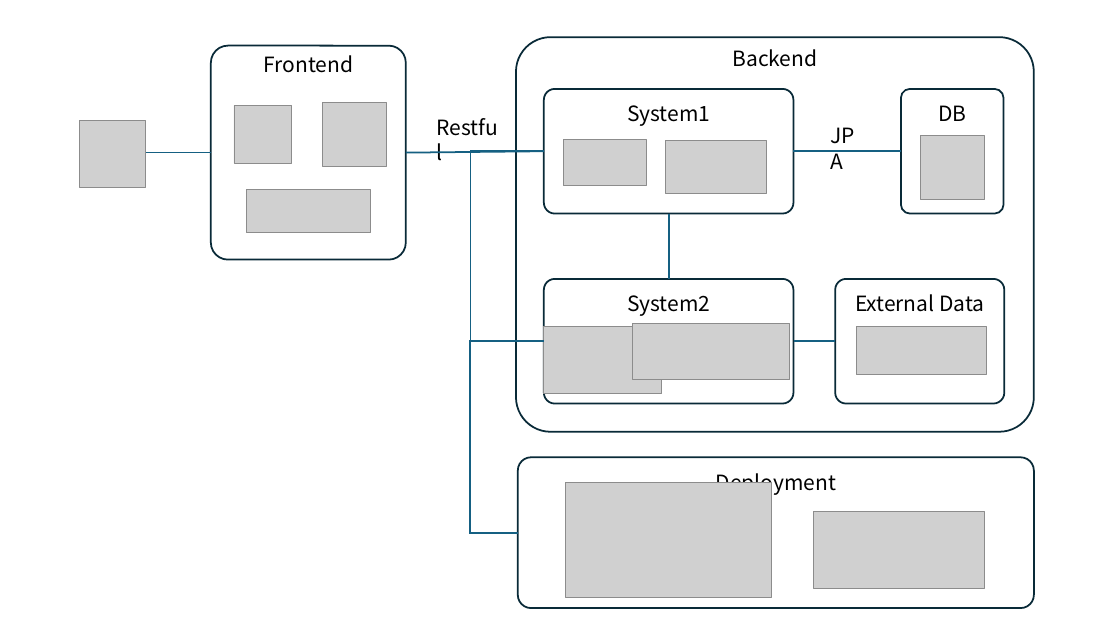
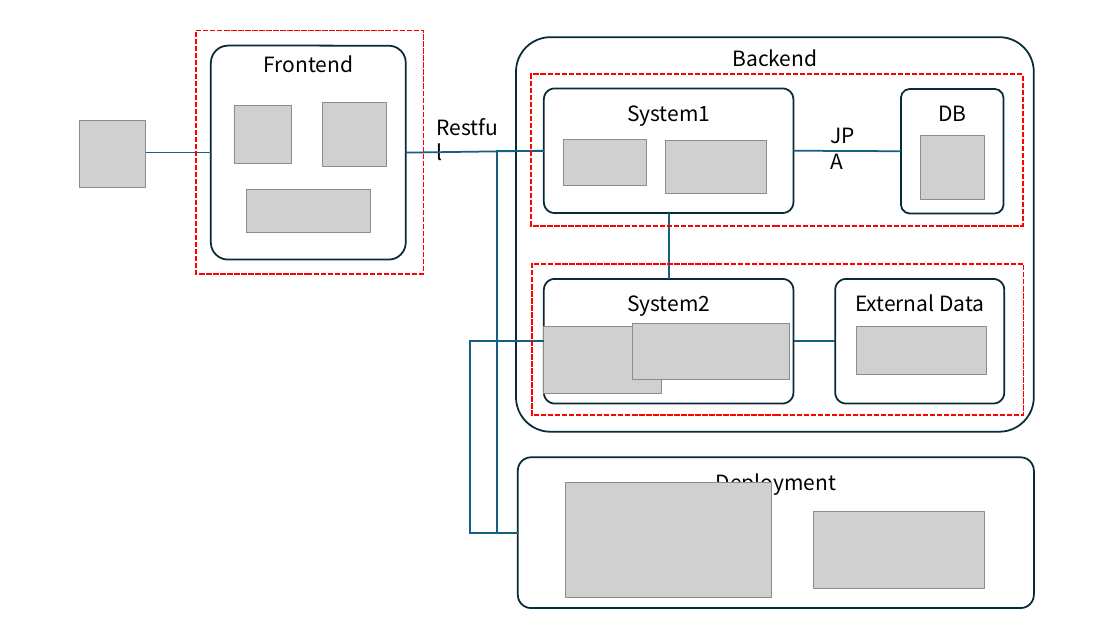
Before and after one commit to ha-taeyeong/capstone-project, a slide deck: slide 8 of docs/Capstone Desine Project PPT.pptx. Drawn at 1120x630 pixels with LibreOffice and Linux fonts; fonts in the diff are those of the drawing; grey boxes stand for pictures. Boxes give left, top, right and bottom in pixels: in the first picture for what was removed or moved away, otherwise in the second. Text is boxed around its words. In the diff, an @@ line names an element or a change of style, - is before the commit and + after.

```diff
--- a/docs/Capstone Desine Project PPT.pptx
+++ b/docs/Capstone Desine Project PPT.pptx
@@ rectangle added at bbox=[196, 30, 423, 274], outline #FF0000 1.5 pt dashed @@
@@ rectangle added at bbox=[531, 75, 1023, 226], outline #FF0000 1.5 pt dashed @@
@@ elbow line (544, 150) - (518, 533): route changed @@
@@ rectangle added at bbox=[532, 264, 1023, 415], outline #FF0000 1.5 pt dashed @@
```
Also in this commit, not shown: 1 other file.
